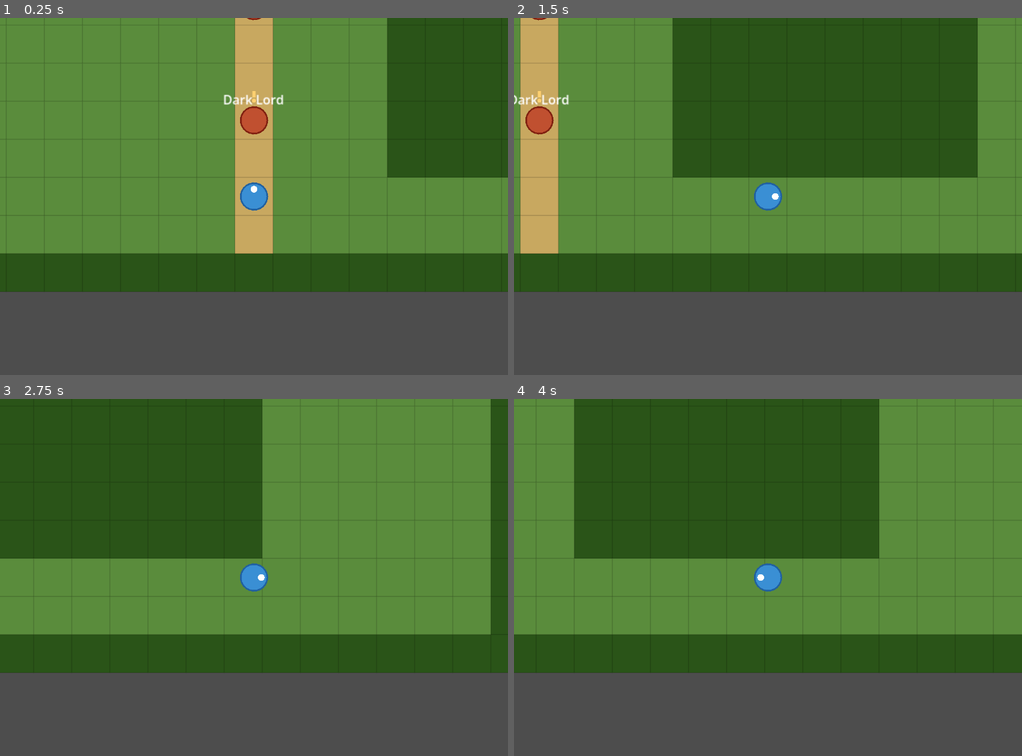
Above: before the commit, frames 1-4 (two rows, left to right).
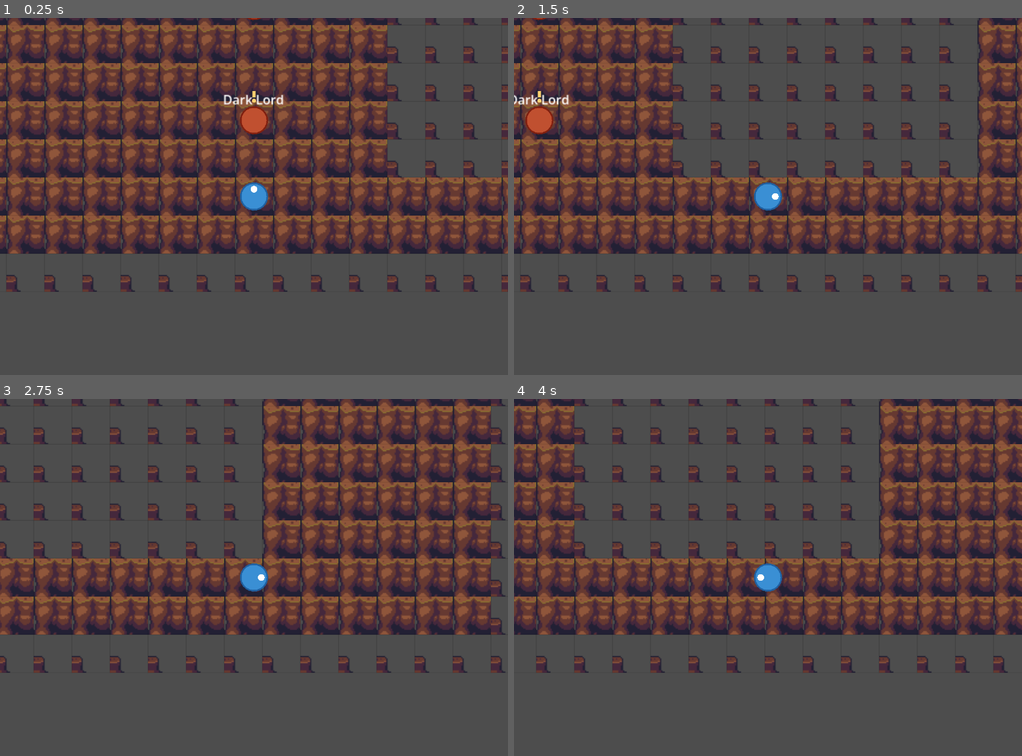
Above: after the commit, the same moments.

Repository: lgtmann/alpha_game
Game: Godot game, scene res://scenes/game_root.tscn
The game is run twice, just before and just after one commit, with the same random seed, the same clock (stepped at 60 frames per second) and the same inputs.
Inputs (mouse positions are in pixels of both pictures, inside the frame that each line leads up to):
- Up to frame 1 (0.25 s): no input
- Up to frame 2 (1.5 s): tap Enter at 0.5 s; move the mouse to (879, 178) at 0.52 s; hold Right (ui_right) 0.53-1.25 s; click (879, 178) at 0.67 s; drag from (666, 214) to (742, 267) at 1.27 s
- Up to frame 3 (2.75 s): tap Space at 2 s; move the mouse to (304, 498) at 2.02 s; hold Right (ui_right) from 2.03 s (still down)
- Up to frame 4 (4 s): release Right (ui_right) at 2.75 s; drag from (742, 648) to (615, 523) at 2.77 s; tap Enter at 3.5 s; move the mouse to (920, 631) at 3.52 s; hold Left (ui_left) from 3.53 s (still down)

The runs differ from the first frame. In frame 1, 76% of the frame differs, in the area x 0-100%, y 0-77%; in frame 2, 76%; in frame 3, 76%; in frame 4, 76%.

Commit message:
Add cave tileset level system with Level 0
- LevelData (RefCounted): tile grid, NPC defs, door defs, spawn point;
  tile constants T_FLOOR/T_WALL/T_DOOR/T_WATER shared across all levels
- Level0 factory (scripts/levels/level_0.gd): cave room with same NPC
  positions, 3 door tiles in north wall leading to future levels 1.1/1.2/1.3
- Overworld now loads LevelData from Level0.create() and renders tiles
  using cave_tileset.png via draw_texture_rect_region (32→48px scaling)
- Door tiles are highlighted gold with destination label drawn on them;
  walking into a door emits door_requested(dest_level_id) signal
- game_root.gd connects door_requested with a stub (prints + TODO)
- CLAUDE.md documents level naming scheme and how to add new levels

Co-Authored-By: Claude Sonnet 4.6 <noreply@anthropic.com>

Diff:
--- a/scripts/game_root.gd
+++ b/scripts/game_root.gd
@@ -9,6 +9,7 @@
 	_main.setup_run()
 	_overworld.initialize(_main.run_state)
 	_overworld.battle_requested.connect(_on_battle_requested)
+	_overworld.door_requested.connect(_on_door_requested)
 	_main.returned_to_overworld.connect(_on_returned_to_overworld)
 	_show_overworld()
 
@@ -28,6 +29,10 @@
 	_overworld_layer.visible = true
 	_battle_layer.visible = false
 
+func _on_door_requested(dest_level_id: String) -> void:
+	# TODO: load the destination level when it is built.
+	print("[GameRoot] Door → level '%s' (not yet implemented)" % dest_level_id)
+
 func _show_battle() -> void:
 	_overworld_layer.visible = false
 	_battle_layer.visible = true
--- /dev/null
+++ b/scripts/level_data.gd
@@ -0,0 +1,19 @@
+class_name LevelData
+extends RefCounted
+
+## Lightweight data container for a single overworld level.
+## Created by a factory script (e.g. Level0.create()) and consumed by Overworld.
+
+# Tile type constants shared by all levels and the Overworld renderer.
+const T_FLOOR: int = 0   # Walkable cave floor
+const T_WALL:  int = 1   # Impassable rock / log wall
+const T_DOOR:  int = 2   # Exit door — impassable but triggers door_requested signal
+const T_WATER: int = 3   # Impassable underground pool (rendered with blue tint)
+
+var level_id: String = ""
+var map_w: int = 30
+var map_h: int = 22
+var tiles: Array = []       # tiles[y][x] -> int  (populated by the factory)
+var npc_defs: Array = []    # Array of {pos: Vector2i, name: String, enc_idx: int}
+var door_defs: Array = []   # Array of {pos: Vector2i, dest: String, label: String}
+var player_spawn: Vector2i = Vector2i(11, 19)
--- /dev/null
+++ b/scripts/levels/level_0.gd
@@ -0,0 +1,89 @@
+class_name Level0
+extends RefCounted
+
+## Factory for Level 0 — the starting cave.
+## Call Level0.create() to get a fully populated LevelData.
+
+static func create() -> LevelData:
+	var d := LevelData.new()
+	d.level_id = "0"
+	d.map_w = 30
+	d.map_h = 22
+	d.player_spawn = Vector2i(11, 19)
+
+	_build_tiles(d)
+
+	# NPCs — same encounter positions as the original overworld.
+	d.npc_defs = [
+		{pos = Vector2i(11, 17), name = "Dark Lord",     enc_idx = 0},
+		{pos = Vector2i(11, 14), name = "Forest Warden", enc_idx = 1},
+		{pos = Vector2i(25, 8),  name = "Sea Witch",     enc_idx = 2},
+		{pos = Vector2i(4,  6),  name = "Stone Lord",    enc_idx = 3},
+		{pos = Vector2i(11, 3),  name = "Champion",      enc_idx = 4},
+	]
+
+	# Doors cut into the north wall, above the three main corridors.
+	# dest matches the level_id of the destination level.
+	d.door_defs = [
+		{pos = Vector2i(11, 0), dest = "1.1", label = "1.1"},
+		{pos = Vector2i(25, 0), dest = "1.2", label = "1.2"},
+		{pos = Vector2i(4,  0), dest = "1.3", label = "1.3"},
+	]
+
+	return d
+
+
+static func _build_tiles(d: LevelData) -> void:
+	# Step 1 — fill everything with cave floor.
+	d.tiles.clear()
+	for y in range(d.map_h):
+		var row: Array = []
+		for x in range(d.map_w):
+			row.append(LevelData.T_FLOOR)
+		d.tiles.append(row)
+
+	# Step 2 — outer border = stone wall.
+	for x in range(d.map_w):
+		_put(d, x, 0,           LevelData.T_WALL)
+		_put(d, x, d.map_h - 1, LevelData.T_WALL)
+	for y in range(d.map_h):
+		_put(d, 0,           y, LevelData.T_WALL)
+		_put(d, d.map_w - 1, y, LevelData.T_WALL)
+
+	# Step 3 — rock clusters that define the cave shape.
+	_fill(d,  5,  1, 5, 5, LevelData.T_WALL)   # NW cluster (guards Champion approach)
+	_fill(d, 14,  1, 7, 4, LevelData.T_WALL)   # NE cluster
+	_fill(d, 15, 14, 8, 5, LevelData.T_WALL)   # SE cluster
+
+	# Step 4 — underground pool.
+	_fill(d, 1, 12, 3, 6, LevelData.T_WATER)
+
+	# Step 5 — door openings cut into the north wall (override T_WALL).
+	_put(d, 11, 0, LevelData.T_DOOR)   # → level 1.1
+	_put(d, 25, 0, LevelData.T_DOOR)   # → level 1.2
+	_put(d,  4, 0, LevelData.T_DOOR)   # → level 1.3
+
+	# Step 6 — corridors (re-open any tiles closed by clusters above).
+	for y in range(1, d.map_h - 1):
+		_put(d, 11, y, LevelData.T_FLOOR)      # main N–S corridor
+	for x in range(1, d.map_w - 1):
+		_put(d, x, 10, LevelData.T_FLOOR)      # E–W crossroads
+	for y in range(8, 11):
+		_put(d, 25, y, LevelData.T_FLOOR)      # east spur → Sea Witch
+	for y in range(6, 11):
+		_put(d,  4, y, LevelData.T_FLOOR)      # west spur → Stone Lord
+
+
+static func _fill(d: LevelData, x: int, y: int, w: int, h: int, t: int) -> void:
+	for dy in range(h):
+		for dx in range(w):
+			_put(d, x + dx, y + dy, t)
+
+
+static func _put(d: LevelData, x: int, y: int, t: int) -> void:
+	if y < 0 or y >= d.tiles.size():
+		return
+	var row: Array = d.tiles[y]
+	if x < 0 or x >= row.size():
+		return
+	row[x] = t
--- a/scripts/overworld.gd
+++ b/scripts/overworld.gd
@@ -2,64 +2,59 @@
 extends Node2D
 
 signal battle_requested(enc_idx: int)
+signal door_requested(dest_level_id: String)
 
 const TILE_SIZE: int = 48
 const MAP_W: int = 30
 const MAP_H: int = 22
 const MOVE_COOLDOWN: float = 0.15
 
-const T_GRASS: int = 0
-const T_PATH: int = 1
-const T_TREE: int = 2
-const T_WATER: int = 3
+# Cave tileset: res://art/tiles/cave_tileset.png
+# Sheet is 320×224 px — 10 cols × 7 rows of 32×32 tiles.
+# Tweak these Rect2s if the visible tiles look wrong in-game.
+const _CAVE_TEX := preload("res://art/tiles/cave_tileset.png")
+const _R_FLOOR: Rect2 = Rect2(0,  128, 32, 32)   # row 4 col 0 — dark cave floor
+const _R_WALL:  Rect2 = Rect2(32,   0, 32, 32)   # row 0 col 1 — log/rock wall
+# Water reuses the floor region with a blue modulate (see _draw).
 
-const TILE_COLORS: Array[Color] = [
-	Color("#5a8c3c"),
-	Color("#c8a860"),
-	Color("#2a5418"),
-	Color("#3a78b5"),
-]
-
-# NPC positions paired with encounter names, indexed by encounter order.
-const NPC_DEFS: Array[Dictionary] = [
-	{pos = Vector2i(11, 17), name = "Dark Lord"},
-	{pos = Vector2i(11, 14), name = "Forest Warden"},
-	{pos = Vector2i(25, 8),  name = "Sea Witch"},
-	{pos = Vector2i(4, 6),   name = "Stone Lord"},
-	{pos = Vector2i(11, 3),  name = "Champion"},
-]
-
-var _map: Array = []
+var _level_data: LevelData = null
+var _map: Array = []              # alias of _level_data.tiles for fast access
 var _player: OverworldPlayer = null
 var _npcs: Array[OverworldNpc] = []
 var _run_state: RunState = null
 var _move_timer: float = 0.0
 
+
 func _ready() -> void:
-	_build_map()
+	_level_data = Level0.create()
+	_map = _level_data.tiles
 	_player = OverworldPlayer.new()
+	_player.tile_pos = _level_data.player_spawn
 	add_child(_player)
+
 
 func initialize(rs: RunState) -> void:
 	_run_state = rs
 	refresh_npcs()
+
 
 func refresh_npcs() -> void:
 	for n: OverworldNpc in _npcs:
 		if is_instance_valid(n):
 			n.queue_free()
 	_npcs.clear()
-	if _run_state == null:
+	if _run_state == null or _level_data == null:
 		return
-	var enc_count: int = mini(NPC_DEFS.size(), _run_state.encounters.size())
+	var enc_count: int = mini(_level_data.npc_defs.size(), _run_state.encounters.size())
 	for i in range(enc_count):
-		var def: Dictionary = NPC_DEFS[i]
+		var def: Dictionary = _level_data.npc_defs[i]
 		var npc := OverworldNpc.new()
 		add_child(npc)
-		npc.setup(def["pos"], def["name"], i)
-		if i < _run_state.encounter_index:
+		npc.setup(def["pos"], def["name"], def["enc_idx"])
+		if def["enc_idx"] < _run_state.encounter_index:
 			npc.mark_defeated()
 		_npcs.append(npc)
+
 
 func _process(delta: float) -> void:
 	if not is_visible_in_tree() or _player == null or _player.is_moving():
@@ -78,18 +73,27 @@
 	else:
 		_try_interact(target)
 
+
 func _get_input_dir() -> Vector2i:
-	if Input.is_action_pressed("ui_left") or Input.is_key_pressed(KEY_A):
+	if Input.is_action_pressed("ui_left")  or Input.is_key_pressed(KEY_A):
 		return Vector2i(-1, 0)
 	if Input.is_action_pressed("ui_right") or Input.is_key_pressed(KEY_D):
 		return Vector2i(1, 0)
-	if Input.is_action_pressed("ui_up") or Input.is_key_pressed(KEY_W):
+	if Input.is_action_pressed("ui_up")    or Input.is_key_pressed(KEY_W):
 		return Vector2i(0, -1)
-	if Input.is_action_pressed("ui_down") or Input.is_key_pressed(KEY_S):
+	if Input.is_action_pressed("ui_down")  or Input.is_key_pressed(KEY_S):
 		return Vector2i(0, 1)
 	return Vector2i.ZERO
 
+
 func _try_interact(tile: Vector2i) -> void:
+	# Door check first.
+	if _level_data != null:
+		for door: Dictionary in _level_data.door_defs:
+			if door["pos"] == tile:
+				door_requested.emit(door["dest"])
+				return
+	# NPC check.
 	if _run_state == null:
 		return
 	for npc: OverworldNpc in _npcs:
@@ -99,74 +103,60 @@
 			battle_requested.emit(npc.encounter_index)
 			return
 
+
 func _is_walkable(tile: Vector2i) -> bool:
 	if tile.x < 0 or tile.x >= MAP_W or tile.y < 0 or tile.y >= MAP_H:
 		return false
 	var t: int = _get_tile(tile)
-	if t == T_TREE or t == T_WATER:
+	if t == LevelData.T_WALL or t == LevelData.T_WATER or t == LevelData.T_DOOR:
 		return false
 	for npc: OverworldNpc in _npcs:
 		if is_instance_valid(npc) and not npc.defeated and npc.tile_pos == tile:
 			return false
 	return true
 
+
 func _get_tile(tile: Vector2i) -> int:
 	if tile.y < 0 or tile.y >= _map.size():
-		return T_TREE
+		return LevelData.T_WALL
 	var row: Array = _map[tile.y]
 	if tile.x < 0 or tile.x >= row.size():
-		return T_TREE
+		return LevelData.T_WALL
 	return row[tile.x]
 
+
 func _draw() -> void:
+	if _map.is_empty():
+		return
 	for y in range(MAP_H):
 		for x in range(MAP_W):
 			var t: int = _get_tile(Vector2i(x, y))
-			draw_rect(Rect2(x * TILE_SIZE, y * TILE_SIZE, TILE_SIZE, TILE_SIZE), TILE_COLORS[t])
-			draw_rect(Rect2(x * TILE_SIZE, y * TILE_SIZE, TILE_SIZE, TILE_SIZE),
-					  Color(0.0, 0.0, 0.0, 0.12), false, 1.0)
+			var dest: Rect2 = Rect2(x * TILE_SIZE, y * TILE_SIZE, TILE_SIZE, TILE_SIZE)
+			match t:
+				LevelData.T_FLOOR:
+					draw_texture_rect_region(_CAVE_TEX, dest, _R_FLOOR)
+				LevelData.T_WALL:
+					draw_texture_rect_region(_CAVE_TEX, dest, _R_WALL)
+				LevelData.T_WATER:
+					# Reuse floor texture with a blue tint for the underground pool.
+					draw_texture_rect_region(_CAVE_TEX, dest, _R_FLOOR,
+							Color(0.28, 0.48, 0.88, 1.0))
+				LevelData.T_DOOR:
+					draw_texture_rect_region(_CAVE_TEX, dest, _R_FLOOR)
+					draw_rect(dest, Color(1.0, 0.82, 0.44, 0.35), true)
+					draw_rect(dest, Color("#ffd070"), false, 2.0)
+			# Very faint grid lines to help with orientation.
+			draw_rect(dest, Color(0.0, 0.0, 0.0, 0.06), false, 1.0)
 
-func _build_map() -> void:
-	_map.clear()
-	for y in range(MAP_H):
-		var row: Array = []
-		for x in range(MAP_W):
-			row.append(T_GRASS)
-		_map.append(row)
-	# Border trees
-	for x in range(MAP_W):
-		_set_tile(x, 0, T_TREE)
-		_set_tile(x, MAP_H - 1, T_TREE)
-	for y in range(MAP_H):
-		_set_tile(0, y, T_TREE)
-		_set_tile(MAP_W - 1, y, T_TREE)
-	# Main vertical path x=11
-	for y in range(1, MAP_H - 1):
-		_set_tile(11, y, T_PATH)
-	# Horizontal crossroads y=10
-	for x in range(1, MAP_W - 1):
-		_set_tile(x, 10, T_PATH)
-	# East branch to Sea Witch: x=25, y=8-10
-	for y in range(8, 11):
-		_set_tile(25, y, T_PATH)
-	# West branch to Stone Lord: x=4, y=6-10
-	for y in range(6, 11):
-		_set_tile(4, y, T_PATH)
-	# Water feature: x=1-3, y=12-17
-	_fill_rect(1, 12, 3, 6, T_WATER)
-	# NW forest: x=5-9, y=1-5
-	_fill_rect(5, 1, 5, 5, T_TREE)
-	# NE forest: x=14-20, y=1-4
-	_fill_rect(14, 1, 7, 4, T_TREE)
-	# SE forest: x=15-22, y=14-18
-	_fill_rect(15, 14, 8, 5, T_TREE)
-
-func _fill_rect(x: int, y: int, w: int, h: int, tile_type: int) -> void:
-	for dy in range(h):
-		for dx in range(w):
-			_set_tile(x + dx, y + dy, tile_type)
-
-func _set_tile(x: int, y: int, t: int) -> void:
-	if y < 0 or y >= _map.size() or x < 0 or x >= MAP_W:
+	# Door destination labels drawn over door tiles.
+	if _level_data == null:
 		return
-	_map[y][x] = t
+	var font: Font = ThemeDB.fallback_font
+	if font == null:
+		return
+	for door: Dictionary in _level_data.door_defs:
+		var dp: Vector2i = door["pos"]
+		var lx: float = dp.x * TILE_SIZE + 4.0
+		var ly: float = dp.y * TILE_SIZE + TILE_SIZE * 0.68
+		draw_string(font, Vector2(lx, ly), door["label"],
+				HORIZONTAL_ALIGNMENT_LEFT, float(TILE_SIZE - 4), 9, Color("#ffd070"))
Binary file added: art/tiles/cave_tileset.png
Not shown, added: scripts/level_data.gd.uid
Not shown, added: scripts/levels/level_0.gd.uid
Not shown, changed: CLAUDE.md
Not shown, added: art/player_turn_walk_backwards.png
Not shown, added: art/player_walk_forward.png
Not shown, added: art/robot_walk.png
